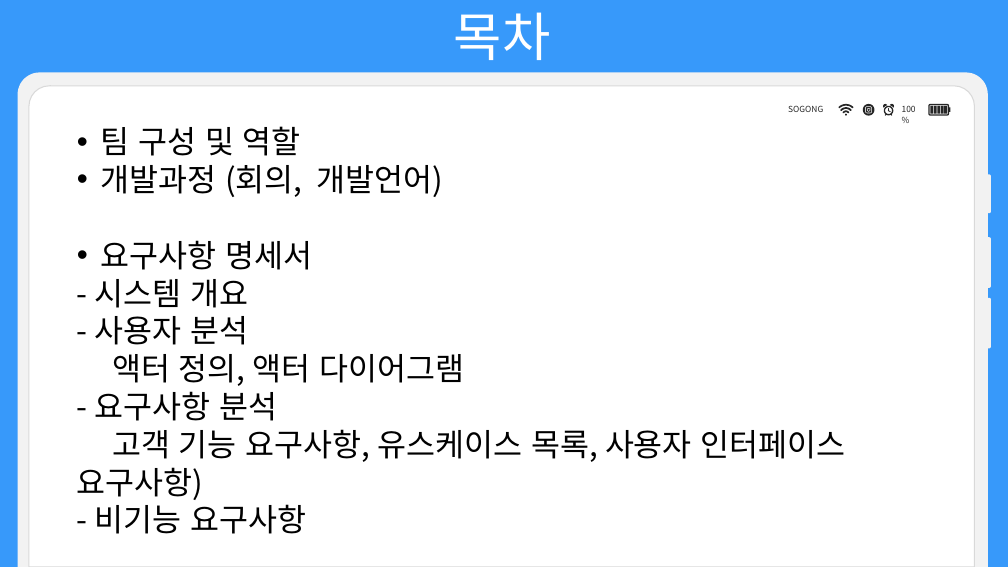
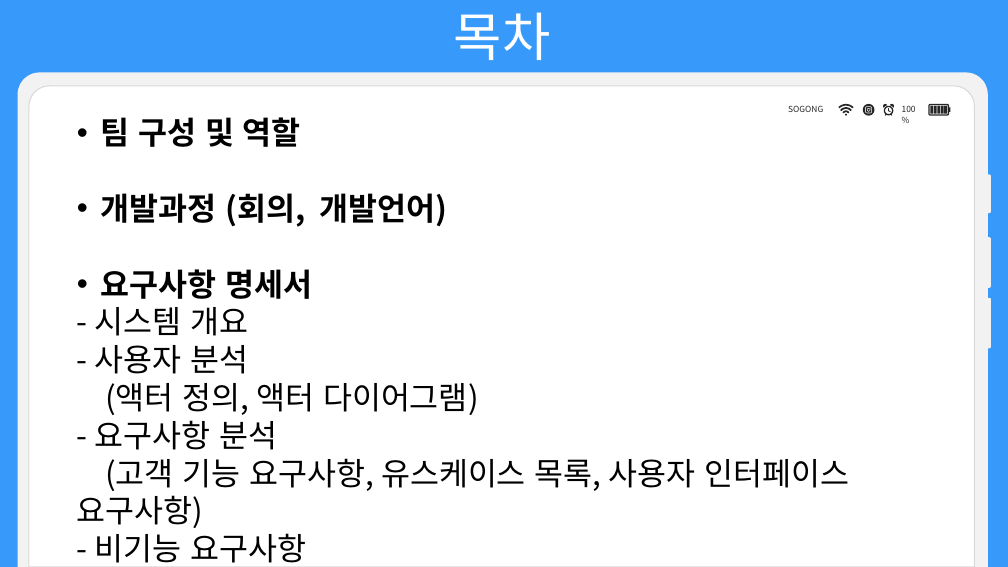
Before and after one commit to choign3123/SE_7, a slide deck: slide 2 of 발표/소프트웨어공학 발표.pptx. Drawn at 1008x567 pixels with LibreOffice and Linux fonts; fonts in the diff are those of the drawing. Boxes give left, top, right and bottom in pixels: in the first picture for what was removed or moved away, otherwise in the second. Text is boxed around its words. In the diff, an @@ line names an element or a change of style, - is before the commit and + after.

Commit message:
ppt 요구사항 수정

```diff
--- a/발표/소프트웨어공학 발표.pptx
+++ b/발표/소프트웨어공학 발표.pptx
@@ text "팀 구성 및 역할" moved from (x1=77, y1=126, x2=846, y2=534) to (x1=77, y1=117, x2=849, y2=563) @@
@@ text at (x1=101, y1=117, x2=448, y2=299): bold on in "팀 구성 및 역할", "개발과정 (회의, 개발언어)", "요구사항 명세서" @@
@@ text at (x1=105, y1=383, x2=479, y2=415): text changed @@
-액터 정의, 액터 다이어그램
+(액터 정의, 액터 다이어그램)
@@ text at (x1=77, y1=458, x2=849, y2=528): text changed @@
-고객 기능 요구사항, 유스케이스 목록, 사용자 인터페이스 요구사항)
+(고객 기능 요구사항, 유스케이스 목록, 사용자 인터페이스 요구사항)
```
Also in this commit, not shown: 18 other slides changed, 21 slides added, 1 other file.
